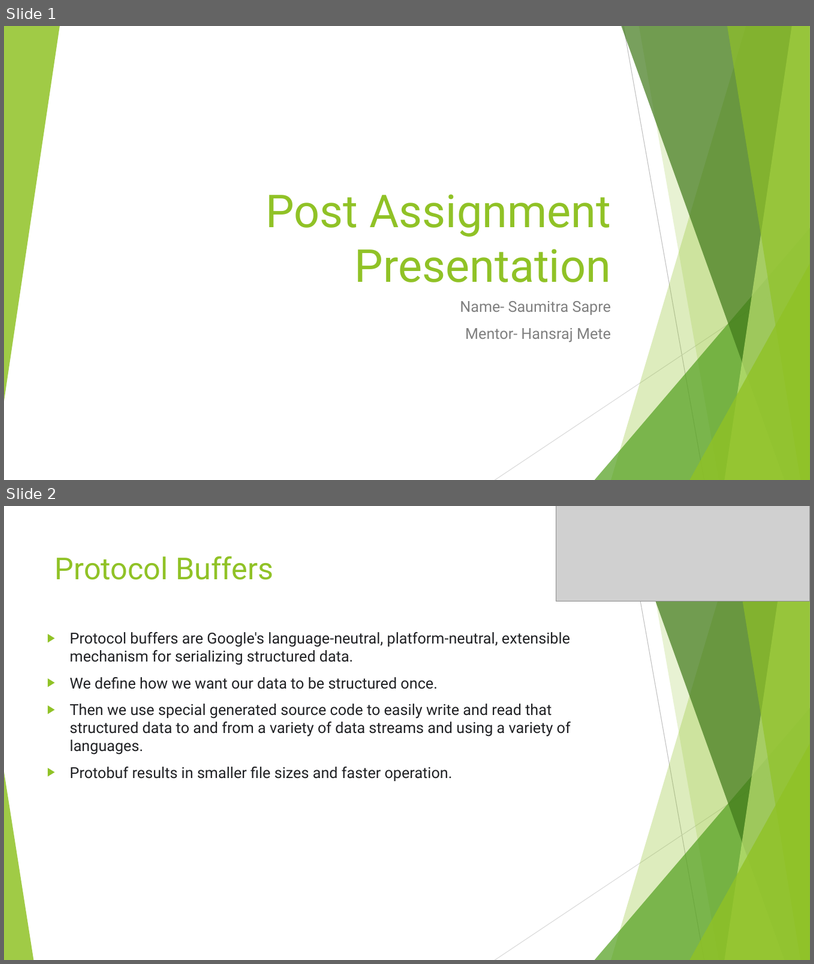
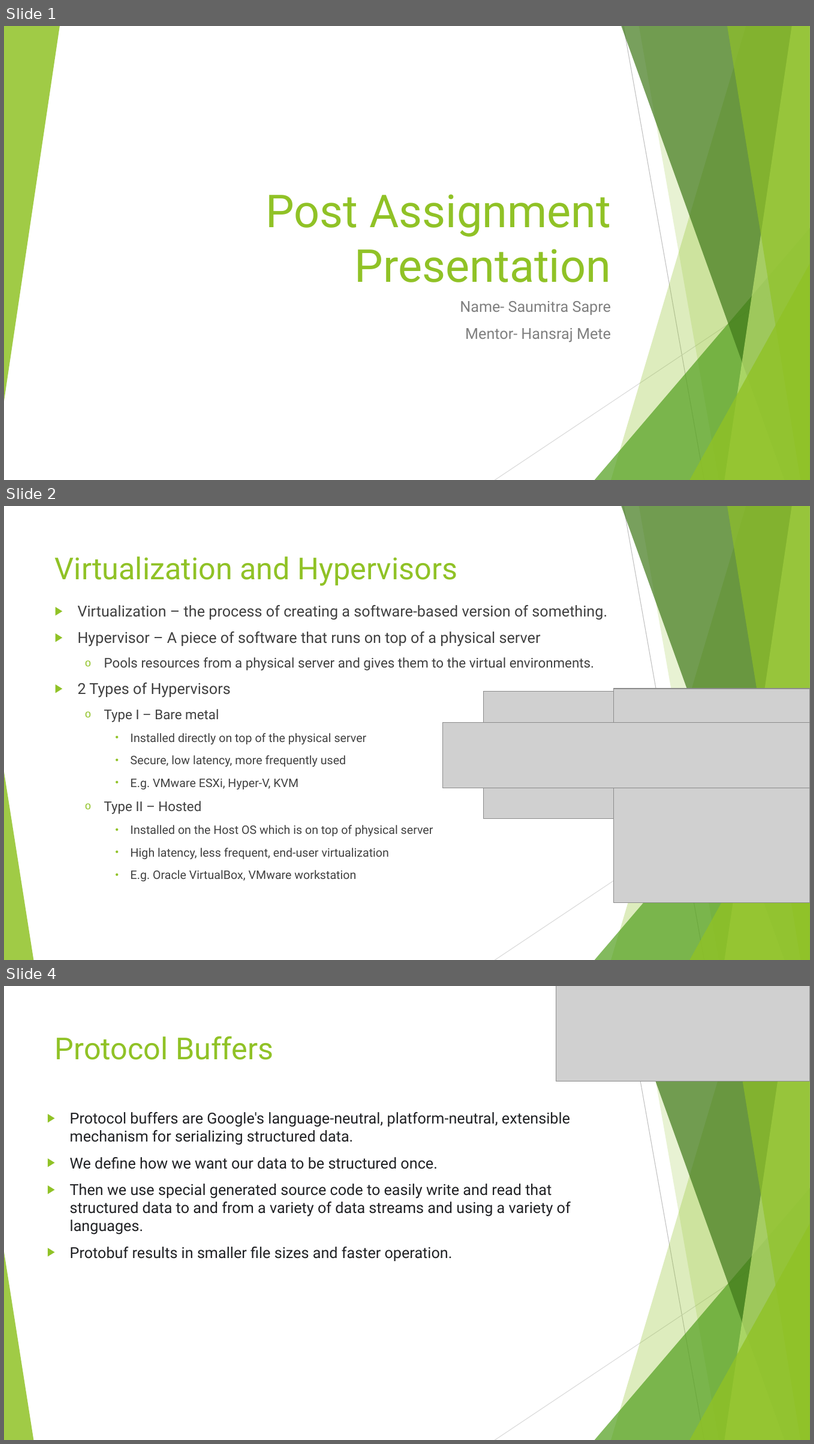
Before and after one commit to saumitrasapre/rackware-training, a slide deck: Presentation/Post_2week_Presentation.pptx. Shown one above the other, each under a label of ours: slides 1 and 2 before the commit, slides 1, 2 and 4 after it; the slides between them are not shown. The pictures are 814x964 and 814x1444 pixels, drawn with LibreOffice and Linux fonts; fonts in the diff are those of the drawing; grey boxes stand for pictures. Boxes give left, top, right and bottom in pixels: in the first picture for what was removed or moved away, otherwise in the second. Text is boxed around its words. In the diff, an @@ line names an element or a change of style, - is before the commit and + after.

```diff
--- a/Presentation/Post_2week_Presentation.pptx
+++ b/Presentation/Post_2week_Presentation.pptx
@@ slide 2 added at box(4, 506, 810, 960), background #FFFFFF; not listed: 10 template elements that a slide beside it also shows @@
@@ title added at box(55, 556, 458, 586), 36 pt, text #90C226 @@
+Virtualization and Hypervisors
@@ text added at box(78, 605, 608, 881), 14 pt, text #404040 @@
+▶ Virtualization – the process of creating a software-based version of something.
+▶ Hypervisor – A piece of software that runs on top of a physical server
+  o Pools resources from a physical server and gives them to the virtual environments.
+▶ 2 Types of Hypervisors
+  o Type I – Bare metal
+    • Installed directly on top of the physical server
+    • Secure, low latency, more frequently used
+    • E.g. VMware ESXi, Hyper-V, KVM
+  o Type II – Hosted
+    • Installed on the Host OS which is on top of physical server
+    • High latency, less frequent, end-user virtualization
+    • E.g. Oracle VirtualBox, VMware workstation
@@ picture added at box(484, 691, 810, 819) @@
@@ picture added at box(614, 688, 810, 903) @@
@@ picture added at box(443, 723, 810, 788) @@
@@ what was slide 2 is now slide 4 @@
```
Also in this commit, not shown: 2 slides changed, 1 other slide added, 4 other files.
